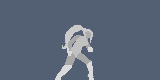
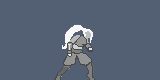
Before/after of a 160×80 layered artwork. What changed in the layer stack:
painted on "Right Arm #0" over [67, 35, 91, 57]
painted on "Right Leg #0" over [54, 51, 94, 80]
painted on "Left Leg #0" over [76, 53, 95, 80]
painted on "Left Arm #0" over [85, 39, 93, 52]
moved "Body #0" below "Left Arm #0", painted on it over [62, 24, 93, 61]
painted on "Right Arm #1" over [67, 36, 91, 58]
painted on "Right Leg #1" over [54, 51, 94, 80]
painted on "Left Leg #1" over [76, 53, 95, 80]
painted on "Left Arm #1" over [85, 40, 93, 52]
moved "Body #1" below "Left Arm #1", painted on it over [62, 25, 93, 62]
